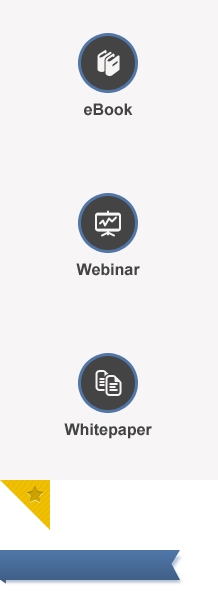
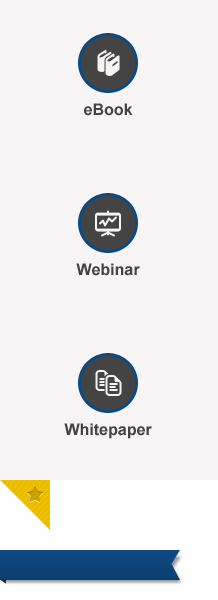
The second 218×600 image is a revision of the first. Changes to its layers:
added group "ribbon" (1st of 3, in "faixa") with 3 layers in group "faixa" over [0, 550, 183, 585]
added layer "ribbon" (2nd of 3, in "faixa" › "ribbon") in group "ribbon" over [0, 550, 180, 580]
added layer "ribbon copy" (40%) in group "ribbon" over [6, 553, 183, 585]
added layer "ribbon" (3rd of 3, in "faixa" › "ribbon") in group "ribbon" over [0, 579, 6, 584]
hid "faixa" (2nd of 2, in "faixa") over [0, 550, 183, 585]
